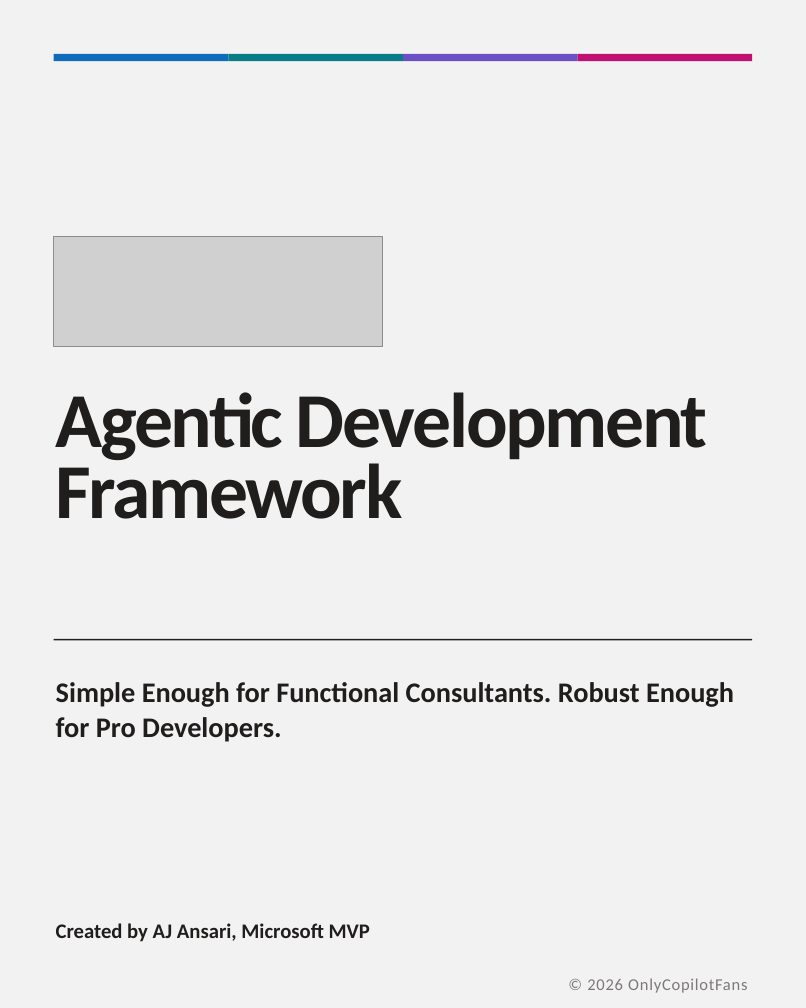
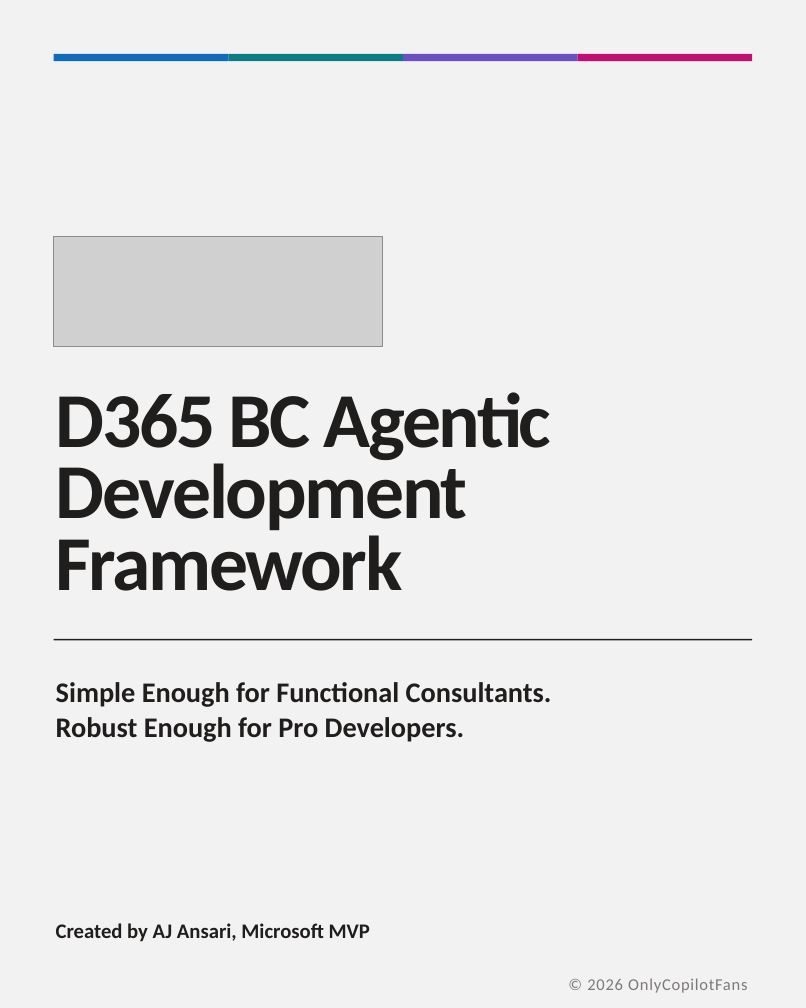
Before and after one commit to ajansari/ocpfBcAgenticDevFramework, a slide deck: slide 1 of slidedecks/PPT Carrousel - OCPF BC Agentic Dev Framework.pptx. Drawn at 806x1008 pixels with LibreOffice and Linux fonts; fonts in the diff are those of the drawing; grey boxes stand for pictures. Boxes give left, top, right and bottom in pixels: in the first picture for what was removed or moved away, otherwise in the second. Text is boxed around its words. In the diff, an @@ line names an element or a change of style, - is before the commit and + after.

```diff
--- a/slidedecks/PPT Carrousel - OCPF BC Agentic Dev Framework.pptx
+++ b/slidedecks/PPT Carrousel - OCPF BC Agentic Dev Framework.pptx
@@ text at (56, 392, 551, 591): text changed @@
-Agentic Development Framework
+D365 BC Agentic Development Framework
@@ text at (56, 682, 552, 742): text changed @@
-Simple Enough for Functional Consultants. Robust Enough for Pro Developers.
+Simple Enough for Functional Consultants.
+Robust Enough for Pro Developers.
```
Also in this commit, not shown: 2 other slides changed, 1 other file.
